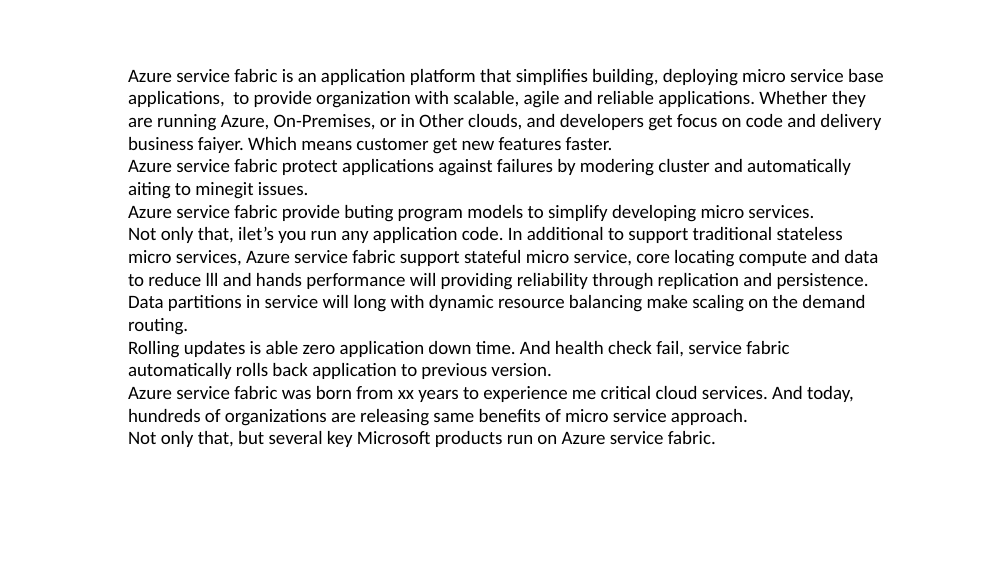
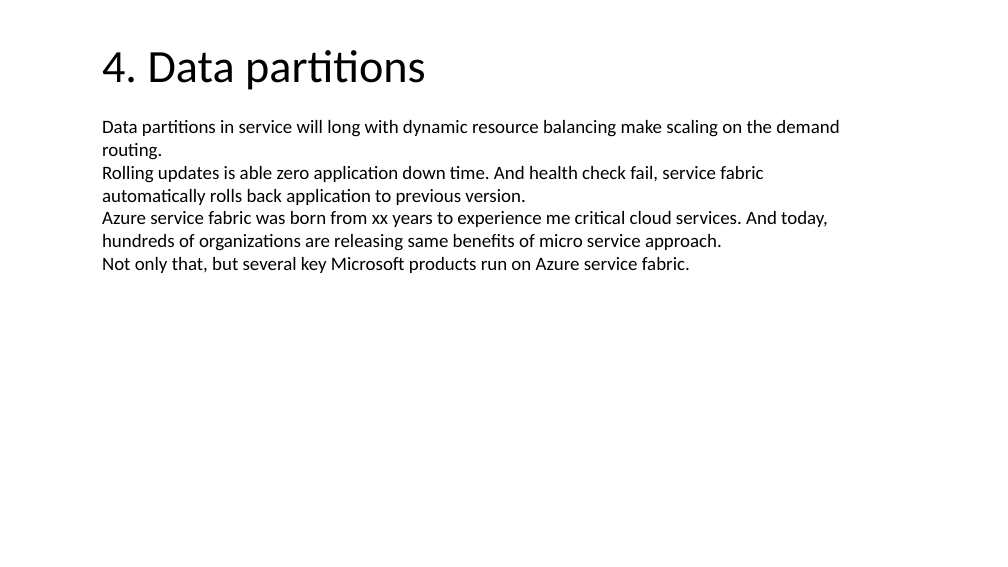
Before and after one commit to FredJiangFei/MyDocuments, a slide deck: slide 19 of 工作/Service Fabric/Service Fabric.pptx (slide 13 before the commit). Drawn at 1008x567 pixels with LibreOffice and Linux fonts; fonts in the diff are those of the drawing. Boxes give left, top, right and bottom in pixels: in the first picture for what was removed or moved away, otherwise in the second. Text is boxed around its words. In the diff, an @@ line names an element or a change of style, - is before the commit and + after.

```diff
--- a/工作/Service Fabric/Service Fabric.pptx
+++ b/工作/Service Fabric/Service Fabric.pptx
@@ text added at (x1=102, y1=50, x2=426, y2=90), 44 pt, text #000000 @@
+4. Data partitions
@@ text at (x1=128, y1=69, x2=884, y2=290): paragraphs removed @@
-Azure service fabric is an application platform that simplifies building, deploying micro service base applications, to provide organization with scalable, agile and reliable applications. Whether they are running Azure, On-Premises, or in Other clouds, and developers get focus on code and delivery business faiyer. Which means customer get new features faster.
-Azure service fabric protect applications against failures by modering cluster and automatically aiting to minegit issues.
-Azure service fabric provide buting program models to simplify developing micro services.
-Not only that, ilet’s you run any application code. In additional to support traditional stateless micro services, Azure service fabric support stateful micro service, core locating compute and data to reduce lll and hands performance will providing reliability through replication and persistence.
@@ text "Data partitions in service will ..." moved from (x1=128, y1=69, x2=884, y2=447) to (x1=102, y1=120, x2=839, y2=273) @@
```
Also in this commit, not shown: 4 other slides changed, 10 slides added, 4 slides removed, 1 other file.
